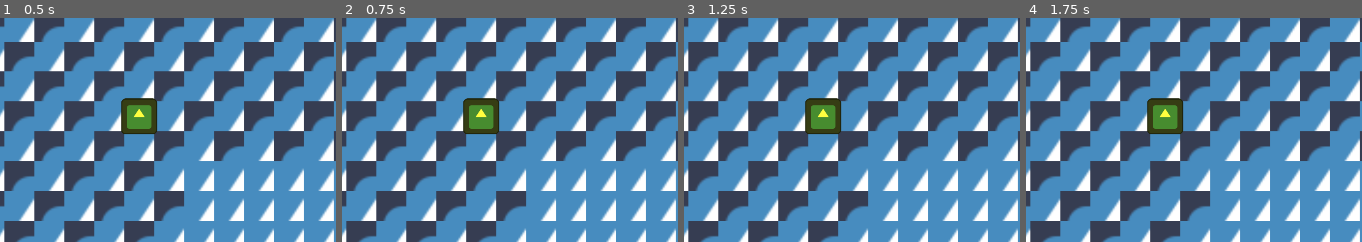
Above: before the commit, frames 1-4 (left to right).
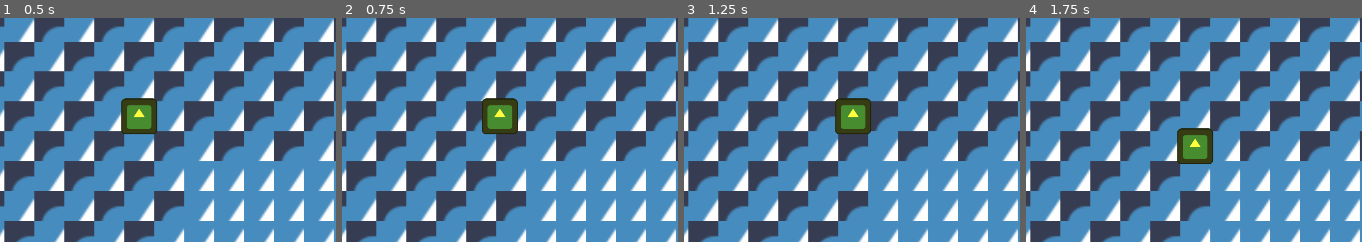
Above: after the commit, the same moments.

Repository: ALP-Games/SeasonsSokoban
Game: Godot game, scene res://gameplay.tscn
Two runs of this game, one before a commit and one after it. Both use one fixed random seed, a clock stepped at 60 frames per second and the inputs below. The engine's default icon, where the game draws it, is replaced by a stand-in: a white triangle on a blue panel in a dark square.
Inputs:
- Up to frame 1 (0.5 s): no input
- Up to frame 2 (0.75 s): tap Enter at 0.5 s; hold D (right) from 0.53 s (still down)
- Up to frame 3 (1.25 s): keep holding D (right)
- Up to frame 4 (1.75 s): tap Space at 1.25 s; release D (right) at 1.28 s; hold S (down) from 1.28 s (still down)
The pictures show only the part of the screen within x 9-59%, y 15-65%; the shares and areas given below are measured in that part.

Frame 1 is identical in both runs. In frame 2, 2.2% of the frame differs, in the area x 36-53%, y 35-52%; in frame 3, 2.9%; in frame 4, 3.4%, in the area x 36-56%, y 35-66%.

Commit message:
movement and control components, refactors

Diff:
--- a/entities/player_non_tiled.tscn
+++ b/entities/player_non_tiled.tscn
@@ -1,7 +1,42 @@
-[gd_scene load_steps=4 format=3 uid="uid://cq26h3f2xm7mb"]
+[gd_scene load_steps=4 format=3 uid="uid://i2nnlvbosk03"]
 
-[ext_resource type="Script" path="res://scripts/entities/player_non_tiled.gd" id="1_ngdop"]
 [ext_resource type="Texture2D" uid="uid://clfspjxniv85d" path="res://icon.svg" id="2_0r8h5"]
+
+[sub_resource type="GDScript" id="GDScript_yo482"]
+script/source = "class_name Player_Non_Tiled extends CharacterBody2D
+
+const SPEED := 300.0
+const JUMP_VELOCITY := -400.0
+
+@export var input_hold_time: float = 0.15 # maybe we don't even need the hold time, we don't have rotations
+@export var move_speed: float = 1.0
+
+# need to get the tile map
+# current in the beggining has to be retrieved from tile map and set
+var current_even_pos: Vector2
+# when setting new pos, we have to check with the tile map if there is an obstacle
+var new_even_pos: Vector2
+var position_updating: bool = false
+
+
+func _physics_process(delta):
+	# these are needed for input buffers
+	Input.is_action_just_pressed(\"up\")
+	Input.is_action_just_pressed(\"down\")
+	Input.is_action_just_pressed(\"left\")
+	Input.is_action_just_pressed(\"right\")
+
+	# these are needed for moves
+	Input.is_action_pressed(\"up\")
+	Input.is_action_pressed(\"down\")
+	Input.is_action_pressed(\"left\")
+	Input.is_action_pressed(\"right\")
+
+	var input_dir := Input.get_vector(\"left\", \"right\", \"up\", \"down\")
+	velocity = input_dir * SPEED
+
+	move_and_slide()
+"
 
 [sub_resource type="RectangleShape2D" id="RectangleShape2D_rjjcr"]
 
@@ -10,7 +45,7 @@
 motion_mode = 1
 up_direction = Vector2(0.707107, 0.707107)
 slide_on_ceiling = false
-script = ExtResource("1_ngdop")
+script = SubResource("GDScript_yo482")
 
 [node name="Sprite2D" type="Sprite2D" parent="."]
 modulate = Color(1, 0.368627, 0, 1)
--- a/scripts/entities/components/movable_component.gd
+++ b/scripts/entities/components/movable_component.gd
@@ -1,4 +1,6 @@
 class_name MoveableComponent extends Component
+
+const MOVE_MARGIN: float = 0.1
 
 enum MoveDirection {
 	NONE,
@@ -8,7 +10,10 @@
 	RIGHT
 }
 
+@export var speed: float = 50.0
+
 var _next_tile_position: Vector2i
+var _next_global_position: Vector2
 var _position_updating: bool = false
 
 
@@ -24,9 +29,9 @@
 	var can_move: bool = false
 
 	if direction == MoveDirection.UP:
+		desired_position = Vector2i(_owner.get_tile_position().x, _owner.get_tile_position().y - 1)
+	elif direction == MoveDirection.DOWN:
 		desired_position = Vector2i(_owner.get_tile_position().x, _owner.get_tile_position().y + 1)
-	elif direction == MoveDirection.DOWN:
-		desired_position = Vector2i(_owner.get_tile_position().x, _owner.get_tile_position().y - 1)
 	elif direction == MoveDirection.LEFT:
 		desired_position = Vector2i(_owner.get_tile_position().x - 1, _owner.get_tile_position().y)
 	elif direction == MoveDirection.RIGHT:
@@ -34,6 +39,8 @@
 
 	# there could be a seperate function to check for can_move?
 	# if desired_position is avalible can_move is true
+	var entity_container := _owner.get_entity_container()
+	_next_global_position = entity_container.move_entity(_owner, desired_position)
 	can_move = true
 
 	if not can_move:
@@ -44,12 +51,20 @@
 	return true
 
 
-# Called when the node enters the scene tree for the first time.
-func _ready():
-	pass # Replace with function body.
+# Called every frame. 'delta' is the elapsed time since the previous frame.
+func _process(delta) -> void:
+	_update_position(delta)
+	pass
 
 
-# Called every frame. 'delta' is the elapsed time since the previous frame.
-func _process(delta):
-	# here we need to do the updating
-	pass
+func _update_position(delta) -> void:
+	if not _position_updating:
+		return
+	var move_direction: = Vector2(_next_tile_position - _owner.get_tile_position()).normalized()
+	var position_delta: Vector2 = move_direction * delta * speed
+	_owner.global_position += position_delta
+
+	if (_next_global_position - _owner.global_position).normalized() != move_direction:
+		_owner.global_position = _next_global_position
+		_owner.set_tile_position(_next_tile_position)
+		_position_updating = false
--- a/scripts/entities/grid_entity.gd
+++ b/scripts/entities/grid_entity.gd
@@ -1,15 +1,23 @@
 class_name GridEntity extends Node2D
 
+var _entity_container: EntityContainer = null
+var _tile_position: Vector2i
 
-var _tile_position: Vector2i
+
+func set_entity_container(entity_container: EntityContainer) -> void:
+	_entity_container = entity_container
+
+
+func get_entity_container() -> EntityContainer:
+	return _entity_container
+
+
+func set_tile_position(position: Vector2i) -> void:
+	_tile_position = position
 
 
 func get_tile_position() -> Vector2i:
 	return _tile_position
-
-
-func set_tile_position(position: Vector2i) -> void:
-	_tile_position = position
 
 
 # Called when the node enters the scene tree for the first time.
--- a/scripts/entities/player.gd
+++ /dev/null
@@ -1,27 +0,0 @@
-class_name Player extends GridEntity
-
-
-# Called when the node enters the scene tree for the first time.
-func _ready():
-	pass # Replace with function body.
-
-
-# Called every frame. 'delta' is the elapsed time since the previous frame.
-func _process(delta):
-	# these are needed for input buffers
-	# input buffer can be implemented later
-	if Input.is_action_just_pressed(&"up"):
-		#_current_tile_position
-		pass
-	elif Input.is_action_just_pressed(&"down"):
-		pass
-	elif Input.is_action_just_pressed(&"left"):
-		pass
-	elif Input.is_action_just_pressed(&"right"):
-		pass
-
-	# these are needed for moves
-	Input.is_action_pressed(&"up")
-	Input.is_action_pressed(&"down")
-	Input.is_action_pressed(&"left")
-	Input.is_action_pressed(&"right")
--- a/scripts/entities/player_non_tiled.gd
+++ /dev/null
@@ -1,33 +0,0 @@
-class_name Player_Non_Tiled extends CharacterBody2D
-
-const SPEED := 300.0
-const JUMP_VELOCITY := -400.0
-
-@export var input_hold_time: float = 0.15 # maybe we don't even need the hold time, we don't have rotations
-@export var move_speed: float = 1.0
-
-# need to get the tile map
-# current in the beggining has to be retrieved from tile map and set
-var current_even_pos: Vector2
-# when setting new pos, we have to check with the tile map if there is an obstacle
-var new_even_pos: Vector2
-var position_updating: bool = false
-
-
-func _physics_process(delta):
-	# these are needed for input buffers
-	Input.is_action_just_pressed("up")
-	Input.is_action_just_pressed("down")
-	Input.is_action_just_pressed("left")
-	Input.is_action_just_pressed("right")
-
-	# these are needed for moves
-	Input.is_action_pressed("up")
-	Input.is_action_pressed("down")
-	Input.is_action_pressed("left")
-	Input.is_action_pressed("right")
-
-	var input_dir := Input.get_vector("left", "right", "up", "down")
-	velocity = input_dir * SPEED
-
-	move_and_slide()
--- a/scripts/levels/entity_container.gd
+++ b/scripts/levels/entity_container.gd
@@ -2,7 +2,7 @@
 
 # needs to find the player
 var _game_world: GameWorld = null
-var _player: Player
+#var _player: Player
 
 # also need to create a dictionary of entities based on positions
 func ready(world: GameWorld) -> void:
@@ -10,10 +10,15 @@
 	for entity: GridEntity in get_children():
 		var map_pos := _game_world.local_to_map(entity.global_position)
 		entity.set_tile_position(map_pos)
+		entity.set_entity_container(self)
 		# map_pos should be saved to a map for entities
 		# and it should be saved for the entity also
-		var global_pos := _game_world.map_to_local(map_pos)
+		var global_pos := _game_world.to_global(_game_world.map_to_local(map_pos))
 		entity.global_position = global_pos
+
+
+func move_entity(entity: GridEntity, position: Vector2i) -> Vector2:
+	return _game_world.to_global(_game_world.map_to_local(position))
 
 
 # Called when the node enters the scene tree for the first time.
